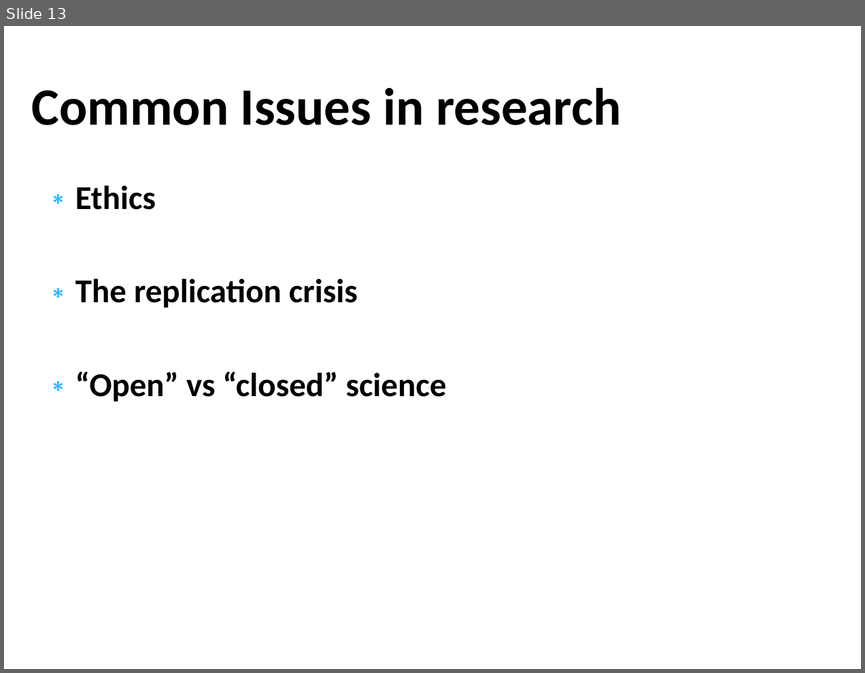
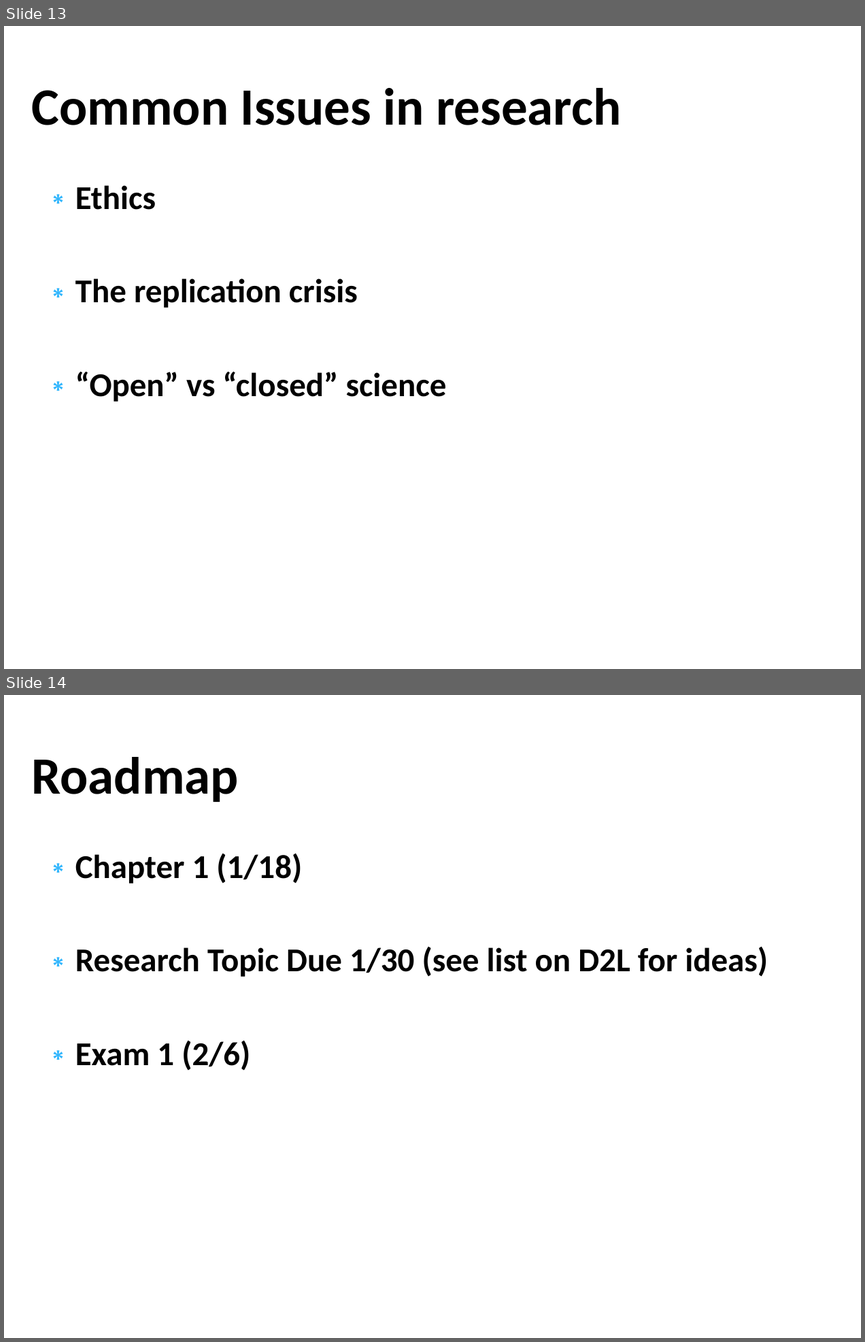
Before and after one commit to npm27/Teaching-Materials, a slide deck: Research Methods/Slides/0 First Day Info.pptx. Shown one above the other, each under a label of ours: slide 13 before the commit, slides 13 and 14 after it. The pictures are 865x673 and 865x1342 pixels, drawn with LibreOffice and Linux fonts; fonts in the diff are those of the drawing. Boxes give left, top, right and bottom in pixels: in the first picture for what was removed or moved away, otherwise in the second. Text is boxed around its words. In the diff, an @@ line names an element or a change of style, - is before the commit and + after.

Commit message:
Update slides

```diff
--- a/Research Methods/Slides/0 First Day Info.pptx
+++ b/Research Methods/Slides/0 First Day Info.pptx
@@ slide 14 added at (x1=4, y1=695, x2=861, y2=1338), background #FFFFFF @@
@@ title added at (x1=32, y1=757, x2=239, y2=802), 44 pt, text #000000, bold @@
+Roadmap
@@ text added at (x1=75, y1=853, x2=768, y2=1070), 28 pt, text #000000, bold @@
+∗ Chapter 1 (1/18)
+∗ Research Topic Due 1/30 (see list on D2L for ideas)
+∗ Exam 1 (2/6)
```
Also in this commit, not shown: 1 other file.
